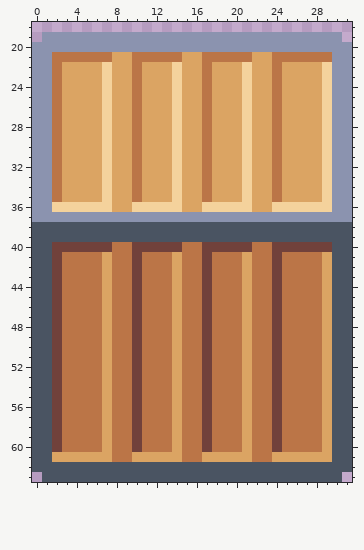
Pixel-art sprite -- Lengine/Assets/static_objects/crate.png. The picture above was drawn from the file before the commit.
The file is 32x64 pixels. Shown: x 0..31, y 18..63.
New version:
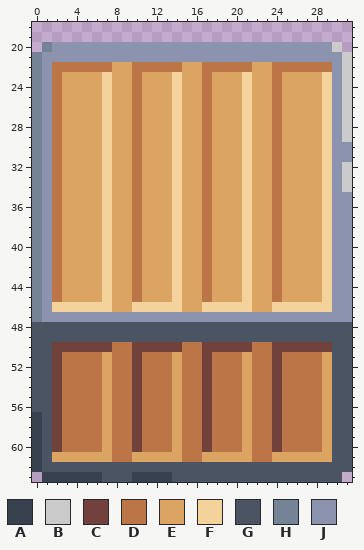
Palette (. is transparent): A #38414e  B #cbcbcb  C #71413b  D #bb7547  E #dba463  F #f4d29c  G #4a5462  H #758397  J #8b93af
Change:
Colour A replaces colour G in rows 57 to 62 at x 0; in row 63 at x 1 to 6 and 10 to 13.
Colour B replaces colour J in row 20 at x 30; in rows 21 to 29 at x 31; in rows 32 to 34 at x 31.
Colour C replaces colour D in row 50 at x 3 to 6, 11 to 13, 18 to 20 and 25 to 28.
Colour C replaces colour E in row 50 at x 7, 14, 21 and 29.
Colour D replaces colour C in rows 40 to 45 at x 2, 10, 17 and 24.
Colour D replaces colour E in row 22 at x 3 to 6, 11 to 13, 18 to 20 and 25 to 28.
Colour D replaces colour F in row 22 at x 7, 14, 21 and 29; in row 36 at x 2, 10, 17 and 24.
Colour D replaces colour G in rows 38 to 39 at x 2, 10, 17 and 24.
Colour D replaces colour J in row 37 at x 2, 10, 17 and 24.
Colour E replaces colour C in row 40 at x 3 to 6, 11 to 13, 18 to 20 and 25 to 28.
Colour E replaces colour D in row 40 at x 8 to 9, 15 to 16 and 22 to 23; in rows 41 to 45 at x 3 to 6, 8 to 9, 11 to 13, 15 to 16, 18 to 20, 22 to 23 and 25 to 28; in row 46 at x 8 to 9, 15 to 16 and 22 to 23.
Colour E replaces colour F in row 36 at x 3 to 6, 11 to 13, 18 to 20 and 25 to 28.
Colour E replaces colour G in rows 38 to 39 at x 3 to 6, 8 to 9, 11 to 13, 15 to 16, 18 to 20, 22 to 23 and 25 to 28.
Colour E replaces colour J in row 37 at x 3 to 6, 8 to 9, 11 to 13, 15 to 16, 18 to 20, 22 to 23 and 25 to 28.
Colour F replaces colour C in row 40 at x 7, 14, 21 and 29; in row 46 at x 2, 10, 17 and 24.
Colour F replaces colour D in row 46 at x 3 to 6, 11 to 13, 18 to 20 and 25 to 28.
Colour F replaces colour E in rows 41 to 46 at x 7, 14, 21 and 29.
Colour F replaces colour G in rows 38 to 39 at x 7, 14, 21 and 29.
Colour F replaces colour J in row 37 at x 7, 14, 21 and 29.
Colour G replaces colour C in rows 48 to 49 at x 2, 10, 17 and 24.
Colour G replaces colour D in rows 48 to 49 at x 3 to 6, 8 to 9, 11 to 13, 15 to 16, 18 to 20, 22 to 23 and 25 to 28.
Colour G replaces colour E in rows 48 to 49 at x 7, 14, 21 and 29.
Colour H replaces colour G in rows 38 to 47 at x 0.
Colour H replaces colour J in row 20 at x 1; in rows 21 to 37 at x 0.
Colour J replaces colour C in row 47 at x 2, 10, 17 and 24.
Colour J replaces colour D in row 21 at x 2 to 7, 10 to 14, 17 to 21 and 24 to 29; in row 47 at x 3 to 6, 8 to 9, 11 to 13, 15 to 16, 18 to 20, 22 to 23 and 25 to 28.
Colour J replaces colour E in row 21 at x 8 to 9, 15 to 16 and 22 to 23; in row 47 at x 7, 14, 21 and 29.
Colour J replaces colour G in rows 38 to 47 at x 1 and 30 to 31.
The author cleared colour J in row 19 at x 1 to 30; in row 20 at x 0 and 31.
